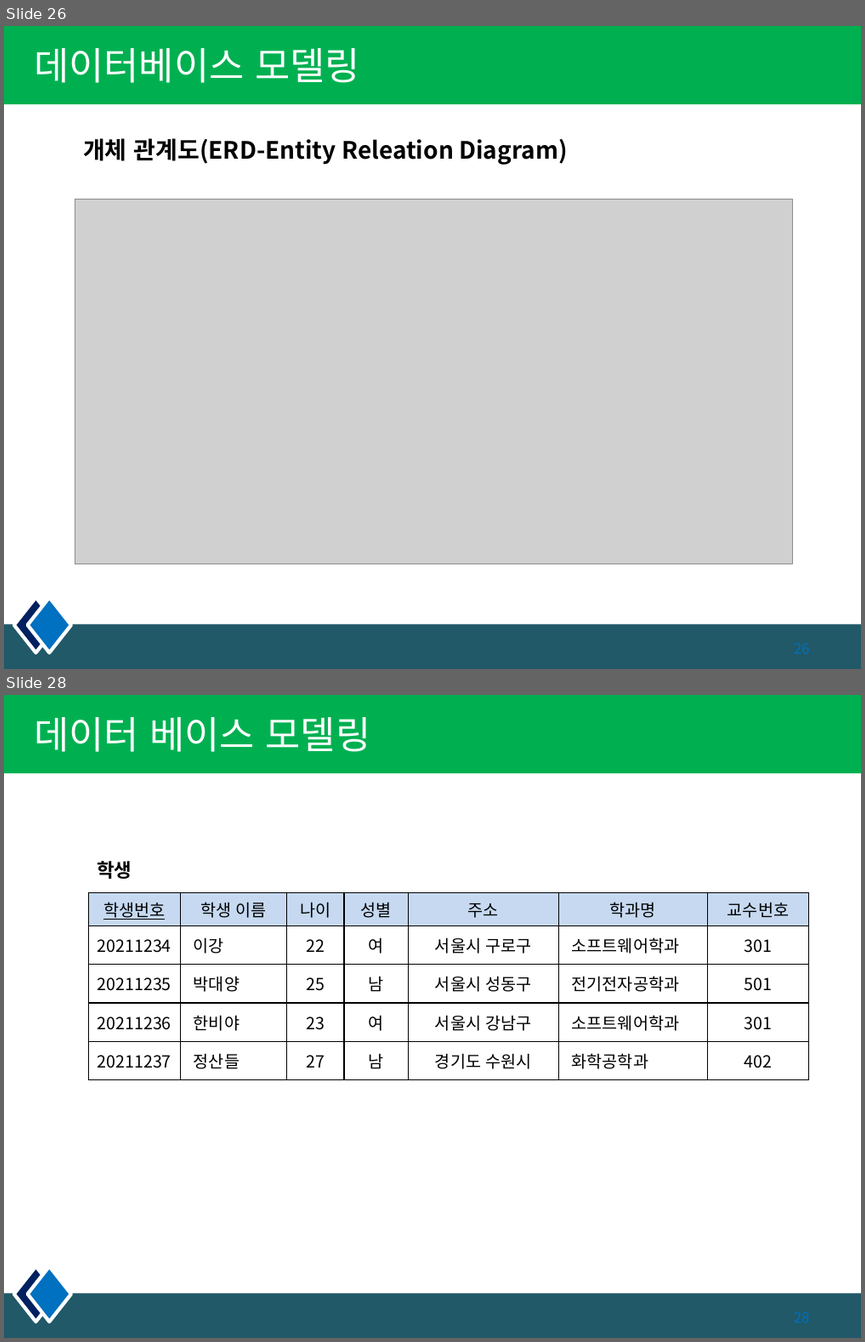
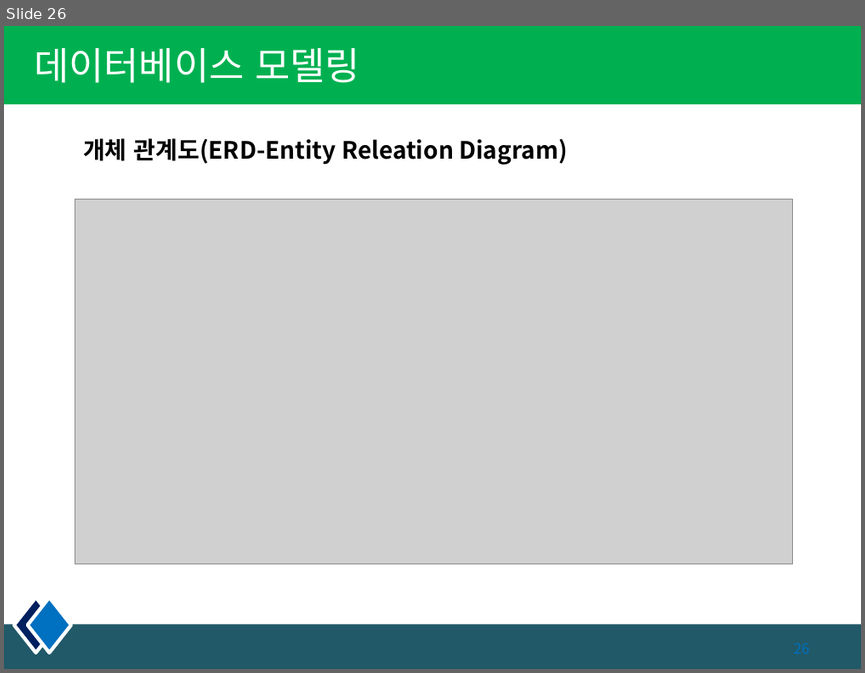
Before and after one commit to pshho/sqlWorks, a slide deck: 자료/sqld/DB_PPT/3장. 데이터 모델링.pptx. Shown one above the other, each under a label of ours: slides 26 and 28 before the commit, slide 26 after it; the slides between them are not shown. The pictures are 865x1342 and 865x673 pixels, drawn with LibreOffice and Linux fonts; fonts in the diff are those of the drawing; grey boxes stand for pictures. Boxes give left, top, right and bottom in pixels: in the first picture for what was removed or moved away, otherwise in the second. Text is boxed around its words. In the diff, an @@ line names an element or a change of style, - is before the commit and + after.

```diff
--- a/자료/sqld/DB_PPT/3장. 데이터 모델링.pptx
+++ b/자료/sqld/DB_PPT/3장. 데이터 모델링.pptx
@@ slide 28 removed at (4, 695, 861, 1338), background #FFFFFF; not listed: 4 template elements that a slide beside it also shows @@
@@ title removed at (34, 717, 371, 752) @@
-데이터 베이스 모델링
@@ text removed at (97, 861, 132, 879) @@
-학생
@@ table removed at (88, 893, 808, 1078), 5 rows, 7 columns @@
-학생번호 | 학생 이름 | 나이 | 성별 | 주소 | 학과명 | 교수번호
-20211234 | 이강 | 22 | 여 | 서울시 구로구 | 소프트웨어학과 | 301
-20211235 | 박대양 | 25 | 남 | 서울시 성동구 | 전기전자공학과 | 501
-20211236 | 한비야 | 23 | 여 | 서울시 강남구 | 소프트웨어학과 | 301
-20211237 | 정산들 | 27 | 남 | 경기도 수원시 | 화학공학과 | 402
```
Also in this commit, not shown: 3 slides changed, 2 slides added, 2 other slides removed, 6 other files.
